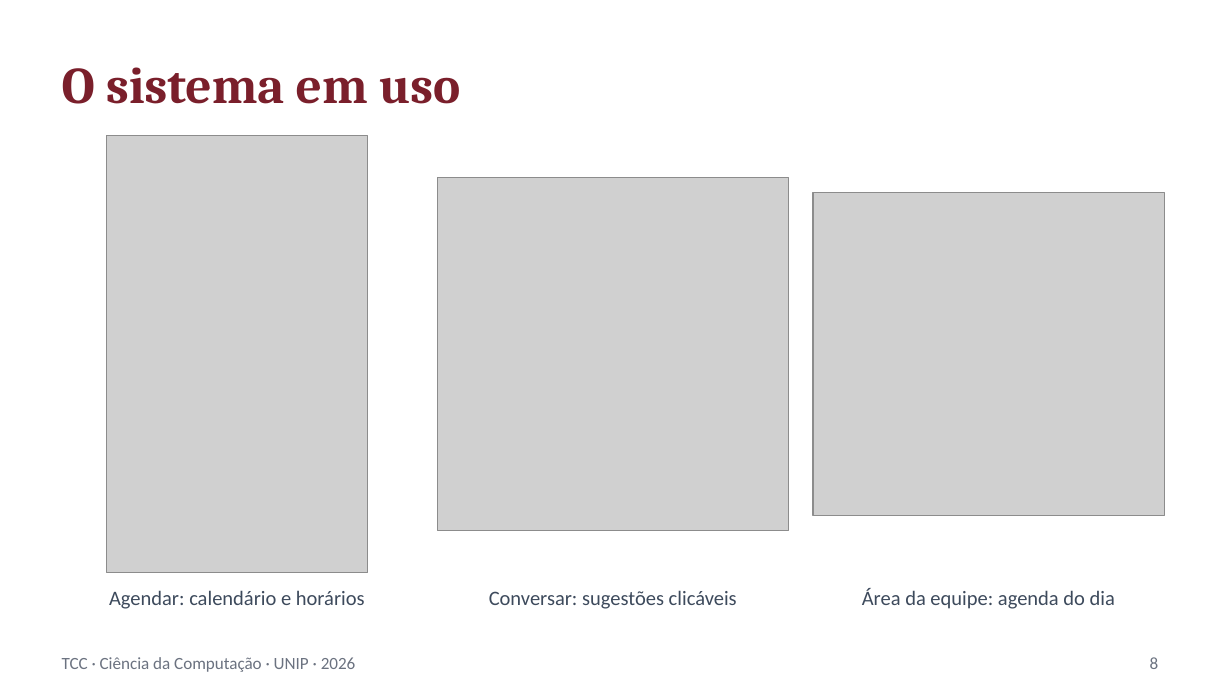
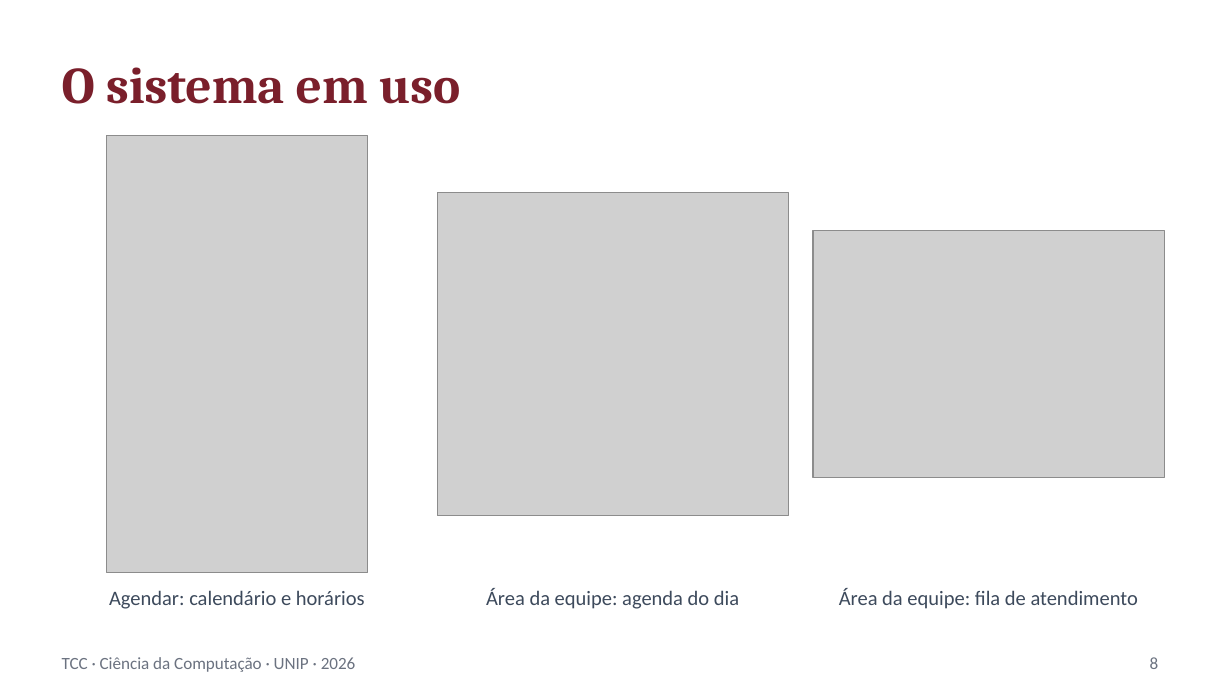
Before and after one commit to JoaoLeca/TCC-PARCIAL, a slide deck: slide 8 of docs/apresentacao/apresentacao_tcc.pptx. Drawn at 1232x693 pixels with LibreOffice and Linux fonts; fonts in the diff are those of the drawing; grey boxes stand for pictures. Boxes give left, top, right and bottom in pixels: in the first picture for what was removed or moved away, otherwise in the second. Text is boxed around its words. In the diff, an @@ line names an element or a change of style, - is before the commit and + after.

```diff
--- a/docs/apresentacao/apresentacao_tcc.pptx
+++ b/docs/apresentacao/apresentacao_tcc.pptx
@@ picture: place and size @@
-picture at (437, 177, 788, 531)
+picture at (437, 192, 788, 516)
@@ picture: place and size @@
-picture at (813, 192, 1164, 516)
+picture at (813, 230, 1164, 477)
@@ text at (486, 588, 739, 609): text changed @@
-Conversar: sugestões clicáveis
+Área da equipe: agenda do dia
@@ text at (839, 588, 1138, 609): text changed @@
-Área da equipe: agenda do dia
+Área da equipe: fila de atendimento
```
Also in this commit, not shown: 11 other slides changed, 1 slide added, 14 other files.
